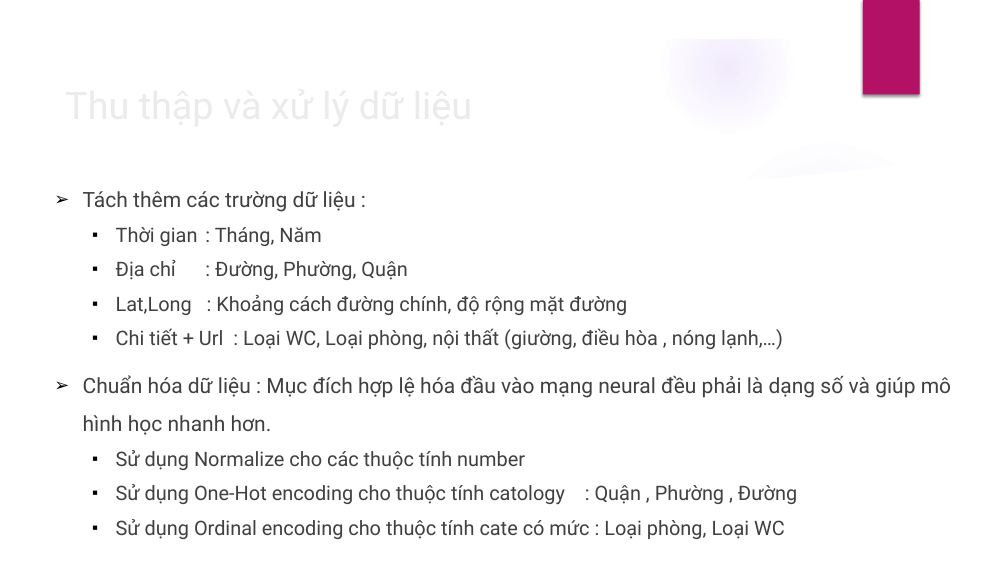
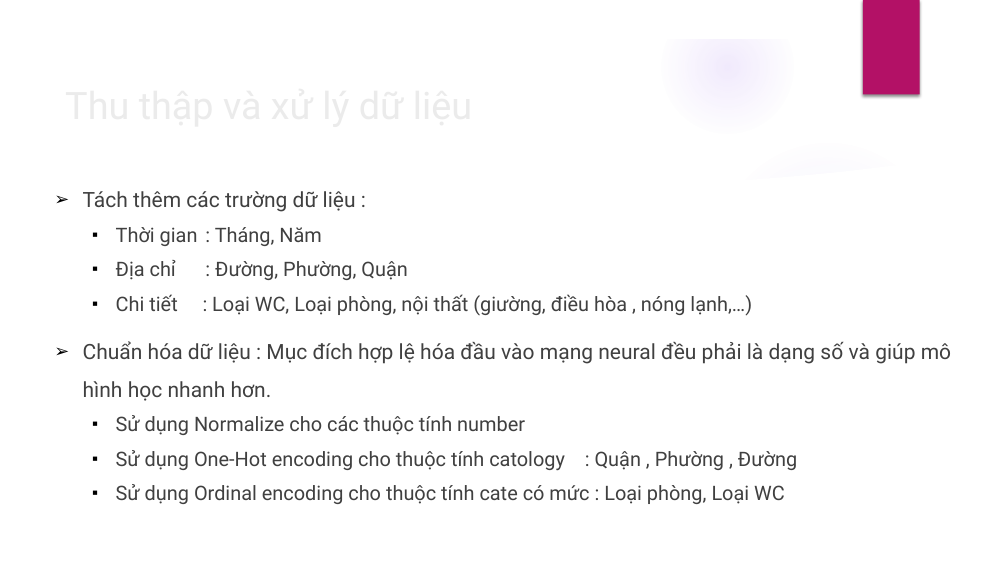
Before and after one commit to DesertFoxee/ai_room_price_prediction, a slide deck: slide 11 of Slide.pptx. Drawn at 1008x567 pixels with LibreOffice and Linux fonts; fonts in the diff are those of the drawing; background and template pictures are left out. Boxes give left, top, right and bottom in pixels: in the first picture for what was removed or moved away, otherwise in the second. Text is boxed around its words. In the diff, an @@ line names an element or a change of style, - is before the commit and + after.

```diff
--- a/Slide.pptx
+++ b/Slide.pptx
@@ text at (116,294,752,316): text changed @@
-  ▪ Lat,Long : Khoảng cách đường chính, độ rộng mặt đường
-  ▪ Chi tiết + Url : Loại WC, Loại phòng, nội thất (giường, điều hòa , nóng lạnh,…)
+  ▪ Chi tiết : Loại WC, Loại phòng, nội thất (giường, điều hòa , nóng lạnh,…)
```
Also in this commit, not shown: 15 other slides changed, 1 slide removed, 1 other file.
